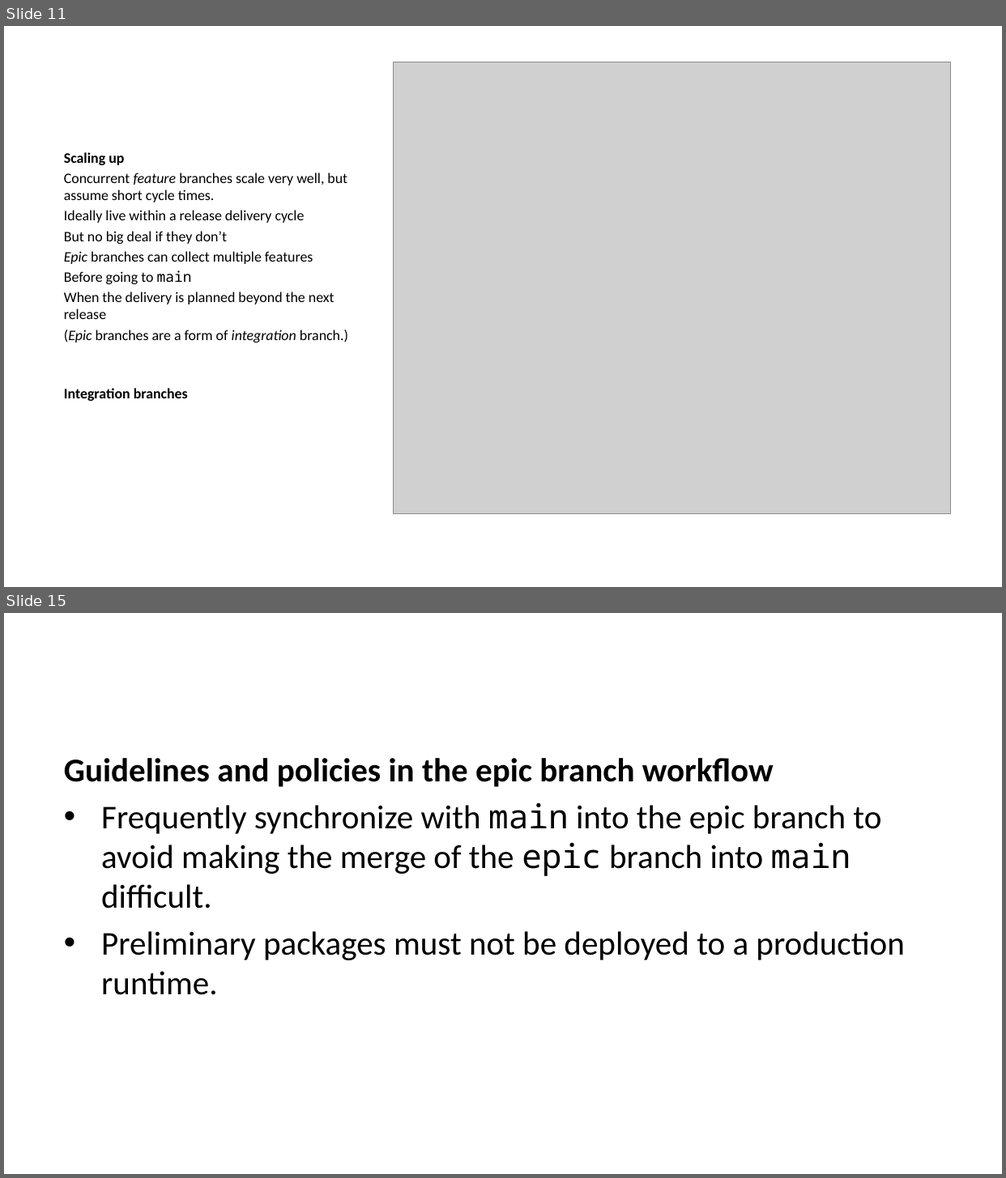
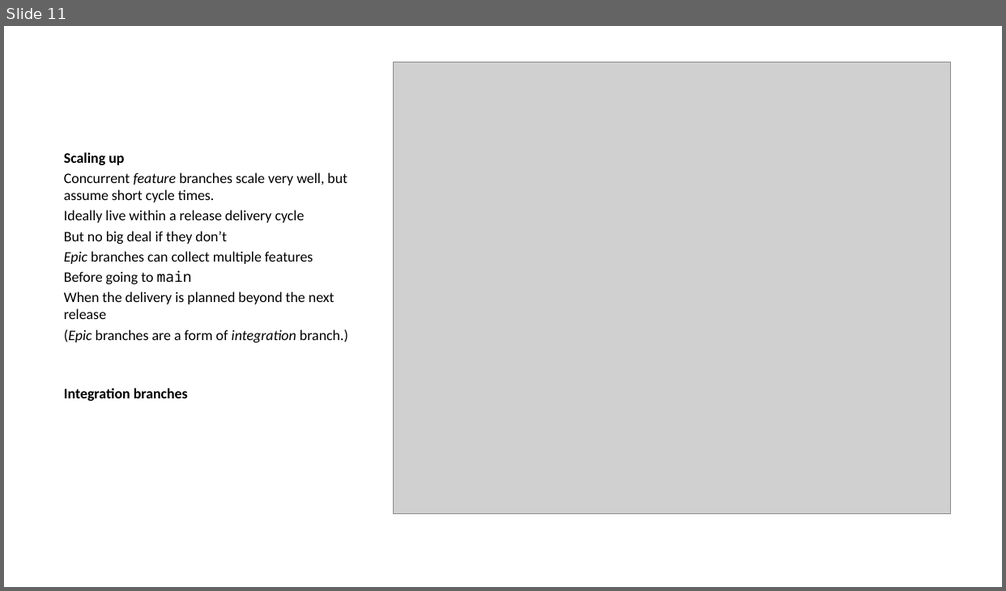
Before and after one commit to ijmitch/ukgse-2024-devops-git, a slide deck: docs/p1.pptx. Shown one above the other, each under a label of ours: slides 11 and 15 before the commit, slide 11 after it; the slides between them are not shown. The pictures are 1006x1178 and 1006x591 pixels, drawn with LibreOffice and Linux fonts; fonts in the diff are those of the drawing; grey boxes stand for pictures. Boxes give left, top, right and bottom in pixels: in the first picture for what was removed or moved away, otherwise in the second. Text is boxed around its words. In the diff, an @@ line names an element or a change of style, - is before the commit and + after.

```diff
--- a/docs/p1.pptx
+++ b/docs/p1.pptx
@@ slide 15 removed at [4, 613, 1002, 1174], background #FFFFFF @@
@@ text removed at [64, 758, 904, 995] @@
-Guidelines and policies in the epic branch workflow
-• Frequently synchronize with main into the epic branch to avoid making the merge of the epic branch into main difficult.
-• Preliminary packages must not be deployed to a production runtime.
```
Also in this commit, not shown: 4 slides changed, 3 slides added, 3 other slides removed, 32 other files.
